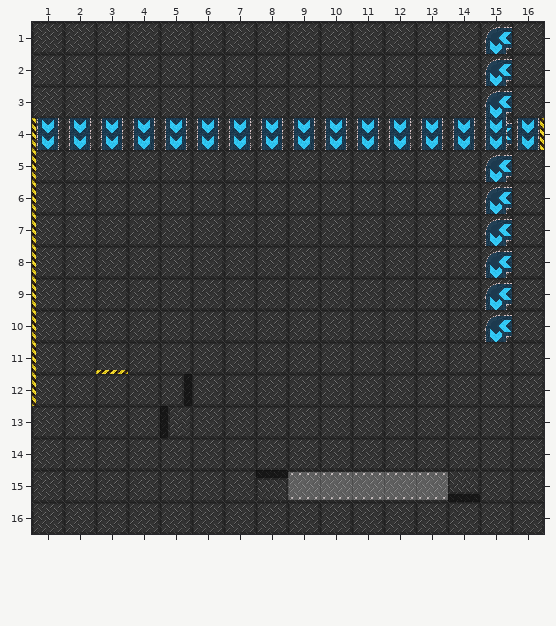
A Tiled map gets an edit: assets/gameboard/testMap.tmx. That is the earlier state.
Cells are 32x32 px. Shown: x 1..16, y 1..16.
And afterwards:
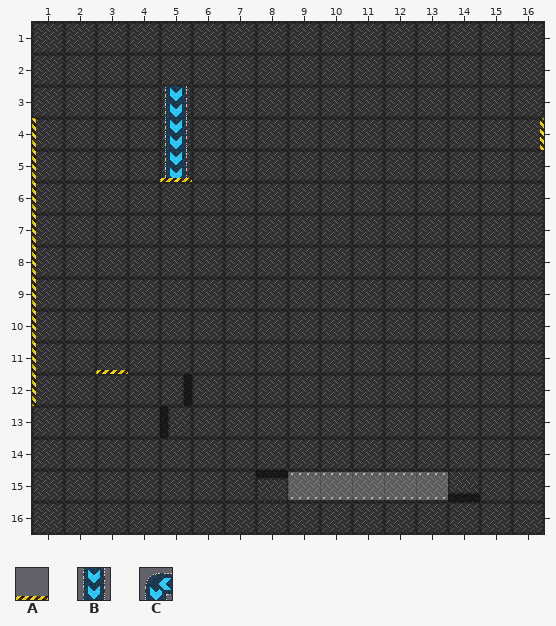
Key: from "roborallyTextures": A 2, B 28, C 29.
_ is an empty cell.
Tiles replaced or removed in this view: B, C.
The commit says: Fix converyor belt turn crash
Changes in this commit:
Changed rows in their new state; . is an unchanged cell.
Layer "belts":
first column x 5:
 1 .........._
 2 .........._
 3 B........._
 4 .........._
 5 B........._
 6 .........._
 7 .........._
 8 .........._
 9 .........._
10 .........._
Layer "lasers":
first column x 1:
 4 ____.___________
Layer "walls":
first column x 5:
 5 A
Where, in picture pixels (left, top, right, bottom), the same in both pictures:
changed: (36, 27, 540, 342)
